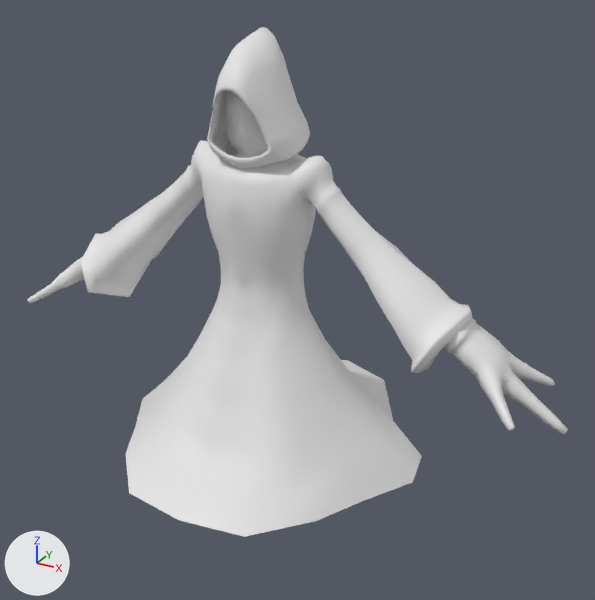
Before and after pictures for a commit that changed the FBX model Assets/Art/Model/Boss02/MS_Boss02_Default01.fbx.
The view is the same before and after, from a 50 mm camera at (3.93, -5.81, 4.91) aimed at (0.36, 0.67, 1.67). The axes (+X, +Y, +Z) are drawn at lower left. The lights are the same throughout. Materials are left out; every surface is plain grey. Where no turn or scale is listed for an object, it has been applied to the vertices.

The first picture shows 'MS_Boss02_Default01'.
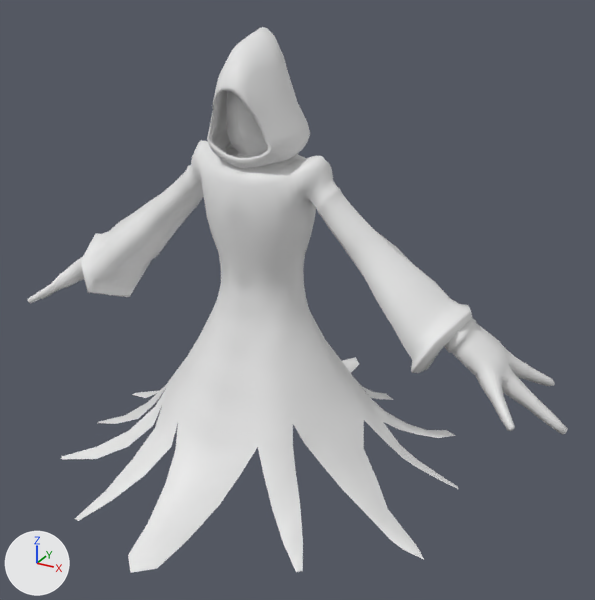
What differs and where, as boxes [x1, y1, x2, y2] in the pictures (595 x 600 px; the box of a moved part takes in the faces that stretch with it):
'MS_Boss02_Default01', reshaped (7% taller)
    before: [28, 27, 568, 537]
    after: [28, 27, 568, 573]
part 1 of me_cube_003, moved or reshaped
    before: [125, 358, 422, 537]
    after: [61, 357, 458, 573]

What the commit changed:
me_cube_003 is used by ob_ms_boss02_default01; location (0.0, 0.0, 0.0).
me_cube_003 had 1875 vertices, 1824 faces and spanned x -3.05..3.05, y -0.95..2.64, z 0.0..4.2.
me_cube_003 now has 1951 vertices, 1843 faces and spans x -3.05..3.05, y -1.64..2.9, z -0.23..4.2.
Part 1, on me_cube_003:
30 vertices are removed from x -1.41..1.59, y -0.85..2.64, z 0.0..0.54.
52 faces are deleted.
21 vertices move from x -1.68..1.68, y -0.95..2.39, z 0.0..0.56 to x -1.71..1.66, y -1.18..2.32, z -0.17..0.58.
106 vertices are added at x -2.01..2.1, y -1.64..2.9, z -0.23..0.57.
71 new faces join them.
